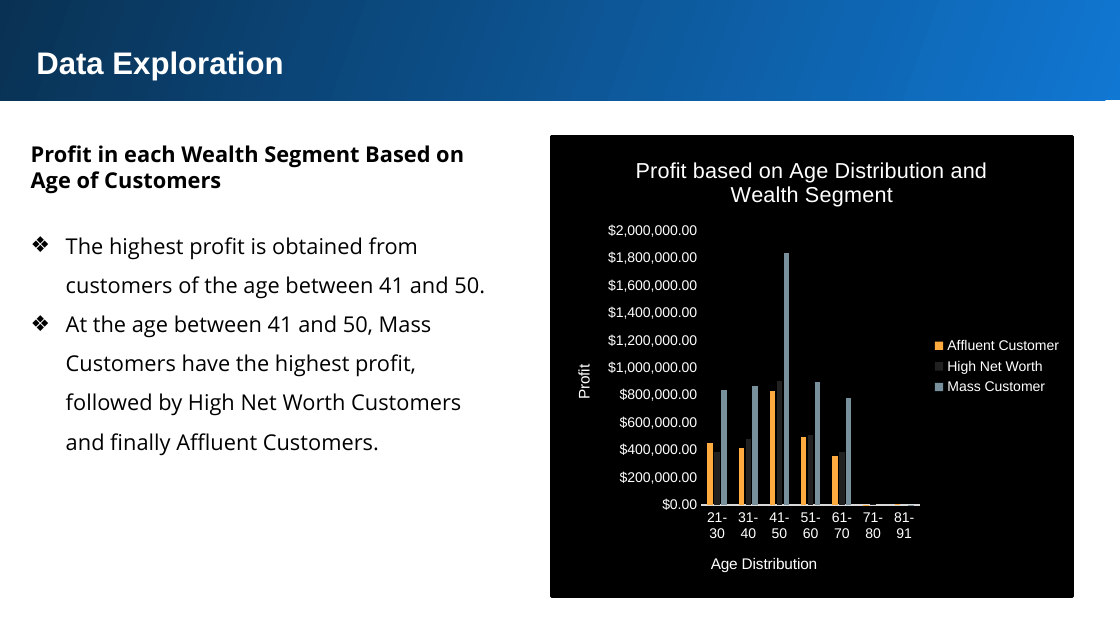
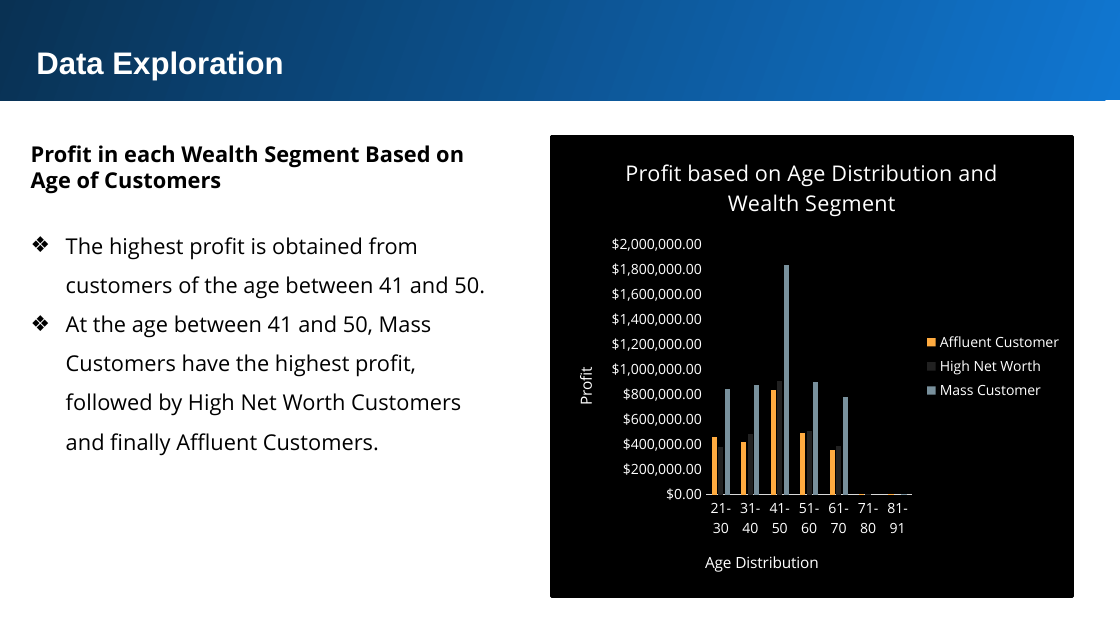
Before and after one commit to arunsacharyadev/KPMG_virtual_internship, a slide deck: slide 7 of Task 2(Data Insights)/KPMG Task 2.pptx. Drawn at 1120x630 pixels with LibreOffice and Linux fonts; fonts in the diff are those of the drawing. Boxes give left, top, right and bottom in pixels: in the first picture for what was removed or moved away, otherwise in the second. Text is boxed around its words. In the diff, an @@ line names an element or a change of style, - is before the commit and + after.

```diff
--- a/Task 2(Data Insights)/KPMG Task 2.pptx
+++ b/Task 2(Data Insights)/KPMG Task 2.pptx
@@ column chart at bbox=[550, 136, 1074, 598] @@
@@ legend changed @@
@@ category axis changed @@
@@ value axis changed @@
@@ lettering changed @@
```
Also in this commit, not shown: 7 other slides changed, 1 slide added, 1 slide removed, 1 other file.
